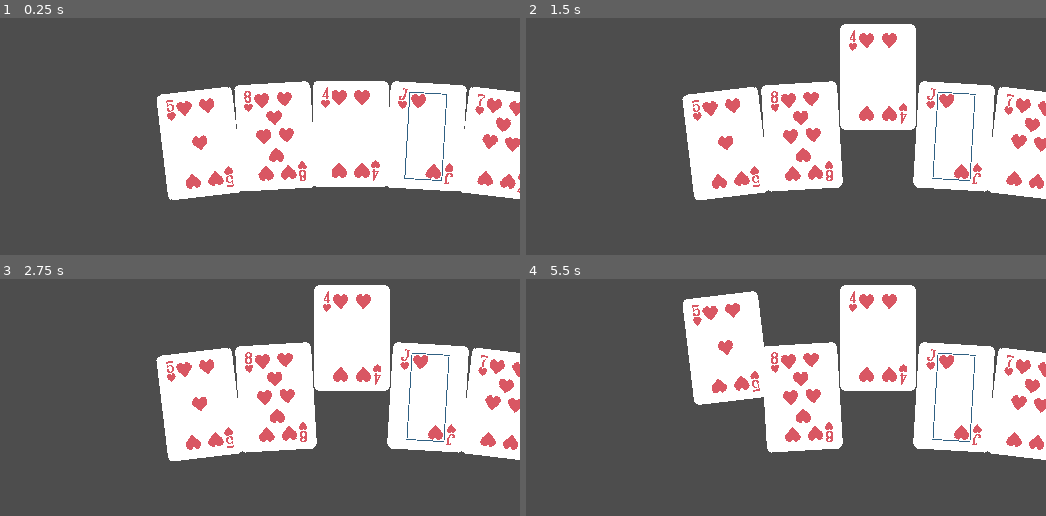
Above: before the commit, frames 1-4 (two rows, left to right).
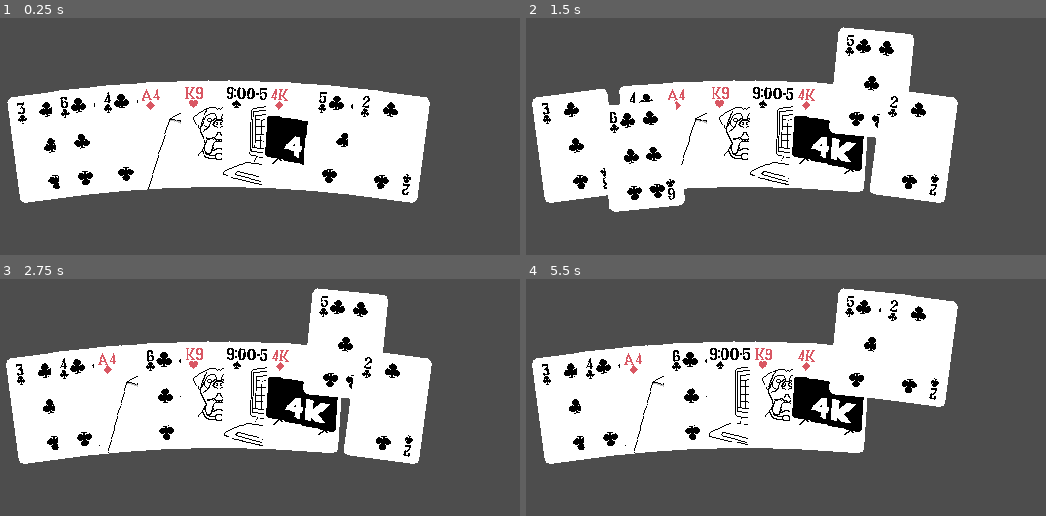
Above: after the commit, the same moments.

Repository: sinoftheta/secret_card_project
Game: Godot game, scene res://main/main.tscn
Two runs of this game, one before a commit and one after it. Both use one fixed random seed, a clock stepped at 60 frames per second and the inputs below.
Inputs (mouse positions are in pixels of both pictures, inside the frame that each line leads up to):
- Up to frame 1 (0.25 s): no input
- Up to frame 2 (1.5 s): move the mouse to (869, 115) at 0.52 s; click (869, 115) at 0.67 s; drag from (598, 153) to (692, 205) at 1.27 s
- Up to frame 3 (2.75 s): move the mouse to (265, 316) at 2.02 s; click (265, 316) at 2.17 s
- Up to frame 4 (5.5 s): tap Enter at 2.75, 5 s; drag from (692, 466) to (536, 340) at 2.77 s; tap Space at 3.5 s; move the mouse to (916, 449) at 3.52 s; click (916, 449) at 3.67 s; drag from (536, 340) to (630, 305) at 4.27 s; move the mouse to (760, 395) at 5.02 s; click (760, 395) at 5.17 s

The runs differ from the first frame. In frame 1, 29% of the frame differs, in the area x 1-100%, y 26-79%; in frame 2, 34%; in frame 3, 33%; in frame 4, 37%, in the area x 1-100%, y 2-79%.

Commit message:
they call me brute force billy

Diff:
--- a/core/constants.gd
+++ b/core/constants.gd
@@ -94,6 +94,9 @@
 	nine_to_five, ## counts as a 9 and a 5
 	major_chord, ## counts as a 1,3, and 5
 	dog, ## counts as a king or a 9, no effect, mostly for tutorial
+	a4, ## a4 paper
+	k4, ## 4K television
+	#forty_niner,
 
 	#seven_eleven, ## "convinience store"
 	#straight_to_the_point, ## counts as all values, gives a bonus if used in a straight
@@ -169,6 +172,8 @@
 	CardID.da:CardData.new("Ace of Diamonds",   [14], [Suit.diamond], "", ShopRarity.unavailable, base_cards_tex, Vector2i(12,3)),
 
 	CardID.dog: CardData.new("Man's Best Friend",     [13,9],  [Suit.heart], "", ShopRarity.unavailable, special_cards_tex, Vector2i(0,0)),
-	CardID.nine_to_five: CardData.new("9:00 to 5:00", [9,5],   [Suit.spade], "", ShopRarity.unavailable, special_cards_tex, Vector2i(1,0)),
-	CardID.major_chord:  CardData.new("Major Chord",  [5,3,1], [Suit.club],  "", ShopRarity.unavailable, special_cards_tex, Vector2i(2,0)),
+	CardID.nine_to_five: CardData.new("Workday",      [9,5],   [Suit.spade], "", ShopRarity.unavailable, special_cards_tex, Vector2i(1,0)),
+	CardID.major_chord:  CardData.new("Major Chord",  [5,3,1], [Suit.club],   "", ShopRarity.unavailable, special_cards_tex, Vector2i(2,0)),
+	CardID.a4:           CardData.new("Paper",        [14,4],  [Suit.diamond], "", ShopRarity.unavailable, special_cards_tex, Vector2i(3,0)),
+	CardID.k4:           CardData.new("Flatscreen",   [13,4],  [Suit.diamond], "", ShopRarity.unavailable, special_cards_tex, Vector2i(4,0)),
 }
--- a/core/game_logic.gd
+++ b/core/game_logic.gd
@@ -27,16 +27,30 @@
 	actions = 4
 	round = 0
 
-	for i:int in range(15,23): #range(0,51):
-		## Don't use Card.new() its a scene not a bare class
+	#for i:int in range(15,23): #range(0,51):
+		### Don't use Card.new() its a scene not a bare class
+		#var card:Card = card_tscn.instantiate()
+		#card.id = i
+		#deck.push_back(card)
+	#
+	#deck.shuffle()
+
+	var test_ids:Array[Constants.CardID] = [
+		Constants.CardID.c2,
+		Constants.CardID.c3,
+		Constants.CardID.dog,
+		Constants.CardID.nine_to_five,
+		Constants.CardID.a4,
+		Constants.CardID.k4,
+		Constants.CardID.c4,
+		Constants.CardID.c5,
+		Constants.CardID.c6
+	]
+	test_ids.shuffle()
+	for id:Constants.CardID in test_ids:
 		var card:Card = card_tscn.instantiate()
-		card.id = i
-		deck.push_back(card)
-
-	deck.shuffle()
-
-	for i:int in range(0,5):
-		hand.push_back(deck.pop_back())
+		card.id = id
+		hand.push_back(card)
 
 	find_hand_type(hand)
 
@@ -83,7 +97,7 @@
 	## there are only 24 (4!) "flavors" of flushes, could be a cool mechanic to play with? idk
 
 	for card:Card in cards:
-		print(card)
+		#print(card)
 		for rank:int in card.ranks:
 			cards_with_rank[rank].push_back(card)
 		for suit:Constants.Suit in card.suits:
@@ -102,22 +116,22 @@
 			print("hand contains a ", Constants.Suit.keys()[suit]," flush!")
 			flush_count += 1
 
-
-	## straight
-	## keep in mind straights NEED 5 cards to exist
-	var run_value:int
-	for card:Card in cards:
-		for rank:int in card.ranks:
-			run_value = rank
-
-		pass
-
+	if cards.size() == 5:
+		## straight
+		## check for the existance of each straight
+		## we don't have the luxury of sorting the cards before checking for the straight
+		## if a straight exists, there must be an ordering of cards that makes that straight
+		## we check all 5! orderings
+		for ordered_straight_ranks:Array in Util.five_straights:
+			for perm:Array in Util.perms5:
+				for i:int in range(5):
+					if not cards[perm[i]].ranks.has(ordered_straight_ranks[i]):
+						break
+					if i == 4:
+						print("straight found!")
 
 	## five of a kind
 	var ranks_with_5_cards:Array[int]
 	for rank:int in cards_with_rank.keys():
 		if cards_with_rank[rank].size() == 5:
 			ranks_with_5_cards.push_back(rank)
-
-
-	return
--- a/core/util.gd
+++ b/core/util.gd
@@ -6,3 +6,182 @@
 func seeded_shuffle(arr:Array, rng:RandomNumberGenerator) -> void:
 	seed(rng.randi())
 	arr.shuffle()
+
+
+
+
+const five_straights:Array[Array] = [
+[10, 11, 12, 13, 14],
+[9, 10, 11, 12, 13],
+[8, 9, 10, 11, 12],
+[7, 8, 9, 10, 11],
+[6, 7, 8, 9, 10],
+[5, 6, 7, 8, 9],
+[4, 5, 6, 7, 8],
+[3, 4, 5, 6, 7],
+[2, 3, 4, 5, 6],
+[14, 2, 3, 4, 5],
+]
+
+
+
+const perms2:Array[Array] =[
+[0,1],
+[1,0],
+]
+const perms3:Array[Array] =[
+[0,1,2],
+[0,2,1],
+[1,0,2],
+[1,2,0],
+[2,1,0],
+[2,0,1],
+]
+const perms4:Array[Array] = [
+ [0,1,2,3],
+ [0,1,3,2],
+ [0,2,1,3],
+ [0,2,3,1],
+ [0,3,2,1],
+ [0,3,1,2],
+ [1,0,2,3],
+ [1,0,3,2],
+ [1,2,0,3],
+ [1,2,3,0],
+ [1,3,2,0],
+ [1,3,0,2],
+ [2,1,0,3],
+ [2,1,3,0],
+ [2,0,1,3],
+ [2,0,3,1],
+ [2,3,0,1],
+ [2,3,1,0],
+ [3,1,2,0],
+ [3,1,0,2],
+ [3,2,1,0],
+ [3,2,0,1],
+ [3,0,2,1],
+ [3,0,1,2],
+]
+const perms5:Array[Array] = [
+ [0,1,2,3,4],
+ [0,1,2,4,3],
+ [0,1,3,2,4],
+ [0,1,3,4,2],
+ [0,1,4,3,2],
+ [0,1,4,2,3],
+ [0,2,1,3,4],
+ [0,2,1,4,3],
+ [0,2,3,1,4],
+ [0,2,3,4,1],
+ [0,2,4,3,1],
+ [0,2,4,1,3],
+ [0,3,2,1,4],
+ [0,3,2,4,1],
+ [0,3,1,2,4],
+ [0,3,1,4,2],
+ [0,3,4,1,2],
+ [0,3,4,2,1],
+ [0,4,2,3,1],
+ [0,4,2,1,3],
+ [0,4,3,2,1],
+ [0,4,3,1,2],
+ [0,4,1,3,2],
+ [0,4,1,2,3],
+ [1,0,2,3,4],
+ [1,0,2,4,3],
+ [1,0,3,2,4],
+ [1,0,3,4,2],
+ [1,0,4,3,2],
+ [1,0,4,2,3],
+ [1,2,0,3,4],
+ [1,2,0,4,3],
+ [1,2,3,0,4],
+ [1,2,3,4,0],
+ [1,2,4,3,0],
+ [1,2,4,0,3],
+ [1,3,2,0,4],
+ [1,3,2,4,0],
+ [1,3,0,2,4],
+ [1,3,0,4,2],
+ [1,3,4,0,2],
+ [1,3,4,2,0],
+ [1,4,2,3,0],
+ [1,4,2,0,3],
+ [1,4,3,2,0],
+ [1,4,3,0,2],
+ [1,4,0,3,2],
+ [1,4,0,2,3],
+ [2,1,0,3,4],
+ [2,1,0,4,3],
+ [2,1,3,0,4],
+ [2,1,3,4,0],
+ [2,1,4,3,0],
+ [2,1,4,0,3],
+ [2,0,1,3,4],
+ [2,0,1,4,3],
+ [2,0,3,1,4],
+ [2,0,3,4,1],
+ [2,0,4,3,1],
+ [2,0,4,1,3],
+ [2,3,0,1,4],
+ [2,3,0,4,1],
+ [2,3,1,0,4],
+ [2,3,1,4,0],
+ [2,3,4,1,0],
+ [2,3,4,0,1],
+ [2,4,0,3,1],
+ [2,4,0,1,3],
+ [2,4,3,0,1],
+ [2,4,3,1,0],
+ [2,4,1,3,0],
+ [2,4,1,0,3],
+ [3,1,2,0,4],
+ [3,1,2,4,0],
+ [3,1,0,2,4],
+ [3,1,0,4,2],
+ [3,1,4,0,2],
+ [3,1,4,2,0],
+ [3,2,1,0,4],
+ [3,2,1,4,0],
+ [3,2,0,1,4],
+ [3,2,0,4,1],
+ [3,2,4,0,1],
+ [3,2,4,1,0],
+ [3,0,2,1,4],
+ [3,0,2,4,1],
+ [3,0,1,2,4],
+ [3,0,1,4,2],
+ [3,0,4,1,2],
+ [3,0,4,2,1],
+ [3,4,2,0,1],
+ [3,4,2,1,0],
+ [3,4,0,2,1],
+ [3,4,0,1,2],
+ [3,4,1,0,2],
+ [3,4,1,2,0],
+ [4,1,2,3,0],
+ [4,1,2,0,3],
+ [4,1,3,2,0],
+ [4,1,3,0,2],
+ [4,1,0,3,2],
+ [4,1,0,2,3],
+ [4,2,1,3,0],
+ [4,2,1,0,3],
+ [4,2,3,1,0],
+ [4,2,3,0,1],
+ [4,2,0,3,1],
+ [4,2,0,1,3],
+ [4,3,2,1,0],
+ [4,3,2,0,1],
+ [4,3,1,2,0],
+ [4,3,1,0,2],
+ [4,3,0,1,2],
+ [4,3,0,2,1],
+ [4,0,2,3,1],
+ [4,0,2,1,3],
+ [4,0,3,2,1],
+ [4,0,3,1,2],
+ [4,0,1,3,2],
+ [4,0,1,2,3],
+]
--- a/main/main.tscn
+++ b/main/main.tscn
@@ -8,6 +8,7 @@
 
 [node name="Hand" type="Node2D" parent="."]
 unique_name_in_owner = true
+position = Vector2(-150, 0)
 scale = Vector2(0.95, 0.95)
 metadata/_edit_group_ = true
 
Binary file changed: texture/base_cards.aseprite
Binary file changed: texture/special_cards.png
